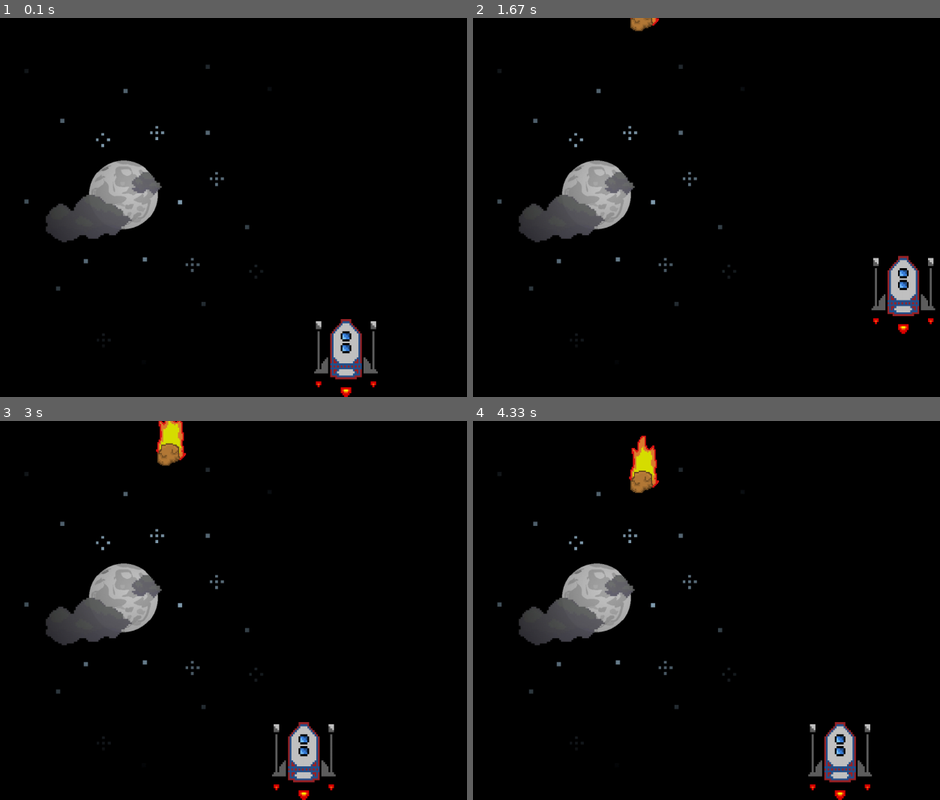
Above: before the commit, frames 1-4 (two rows, left to right).
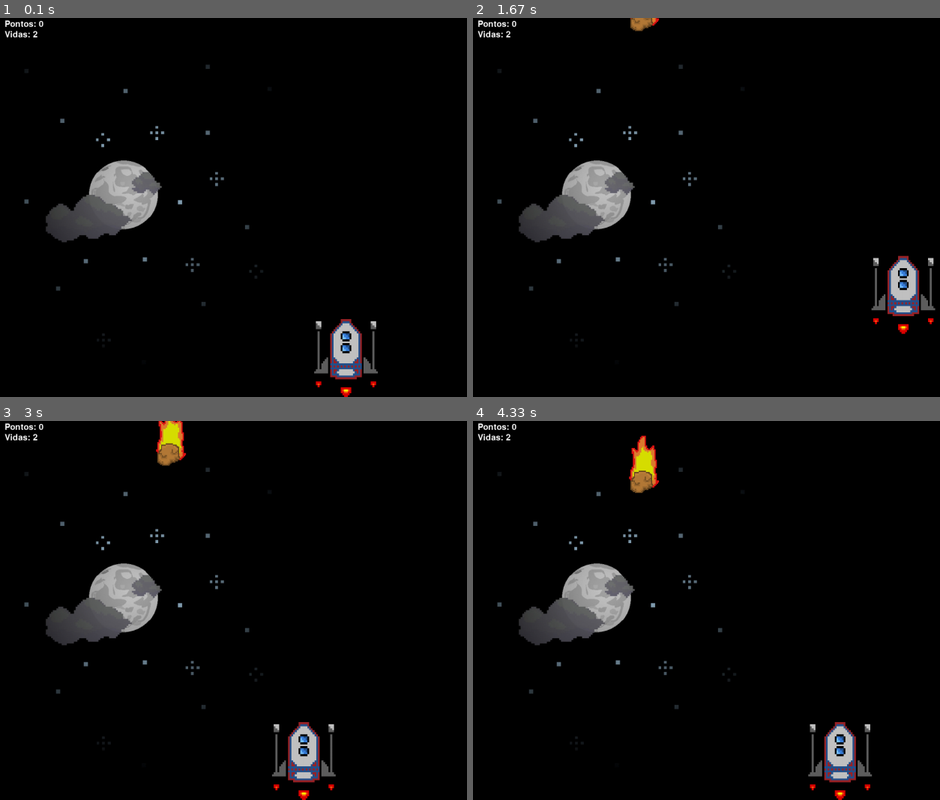
Above: after the commit, the same moments.

Repository: leonardo-walker/PYGAME
Game: pygame game, started from jogo.py
Same seed, same stepped clock (60 frames per second), same inputs: the game is played once before the commit and once after it.
Inputs:
- Up to frame 1 (0.1 s): no input
- Up to frame 2 (1.67 s): hold Right 0.33-0.8 s; hold Up 0.83-1.13 s; hold W 0.83-1.13 s; hold Right 1.17-1.63 s; hold D 1.17-1.63 s
- Up to frame 3 (3 s): hold Left 1.67-2.2 s; hold A 1.67-2.2 s; hold Down 2.23-2.53 s; hold S 2.23-2.53 s; hold Left 2.57-2.97 s; hold A 2.57-2.97 s
- Up to frame 4 (4.33 s): hold Up 3-3.37 s; hold W 3-3.37 s; hold Right 3.4-4.03 s; hold D 3.4-4.03 s; hold Down from 4.07 s (still down); hold S from 4.07 s (still down)

The runs differ from the first frame. In frame 1, 0.2% of the frame differs, in the area x 0-10%, y 0-6%; in frame 2, 0.2%; in frame 3, 0.2%; in frame 4, 0.2%.

Commit message:
pontos e vidas na tela do jogo

Diff:
--- a/jogo.py
+++ b/jogo.py
@@ -45,7 +45,7 @@
     movimentoXNave = 0
     movimentoYNave = 0
     pontos = 0
-    pontosMorrer = 0
+    pontosMorrer = 2
     meteoro = pygame.image.load("resources/meteoro.png")
     meteoro = pygame.transform.scale(meteoro, (72, 136))
     nave = pygame.image.load("resources/nave.png")
@@ -108,6 +108,13 @@
                         velocidade = velocidade + 1
                         pontos+=1
 
+                fonte = pygame.font.Font('freesansbold.ttf', 20)
+                texto = fonte.render("Pontos: "+str(pontos), True, white)
+                gameDisplay.blit(texto, (20, 5))
+                vidas = fonte.render("Vidas: "+str(pontosMorrer), True, white)
+                gameDisplay.blit(vidas, (20, 30))
+
+
                 #colisão
                 naveRect = nave.get_rect()
                 naveRect.x = posicaoXNave
@@ -119,10 +126,10 @@
 
                 if naveRect.colliderect(meteoroRect) == True:
                     gameplay = True
-                    pontosMorrer +=1
+                    pontosMorrer -=1
                     movimentoYMeteoro = -185
                     movimentoXMeteoro = random.randrange(0, display_largura)
-                if pontosMorrer == 2:
+                if pontosMorrer == 0:
                     perdeu(pontos)
                     gameplay = False
                 else:
